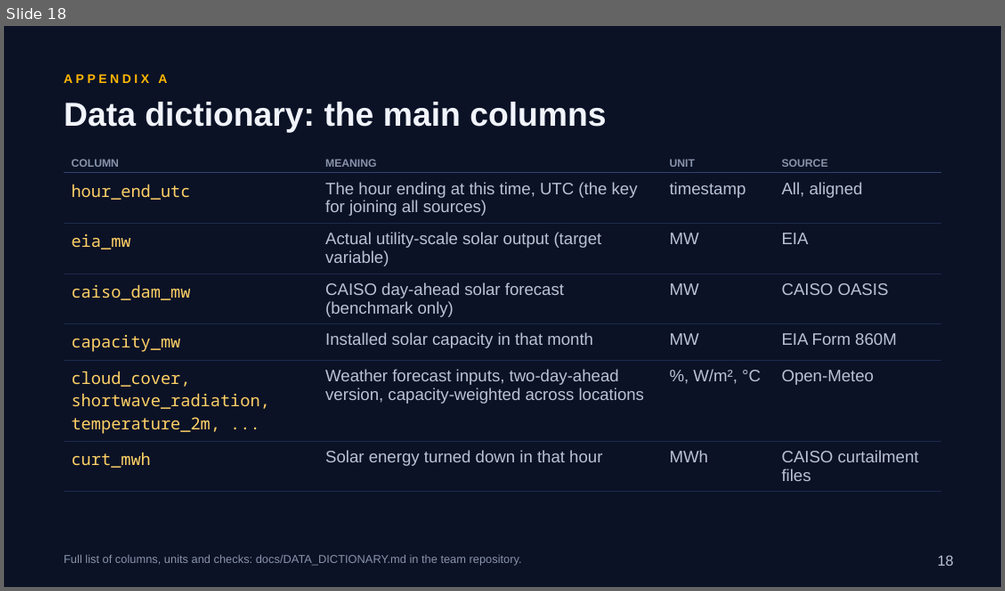
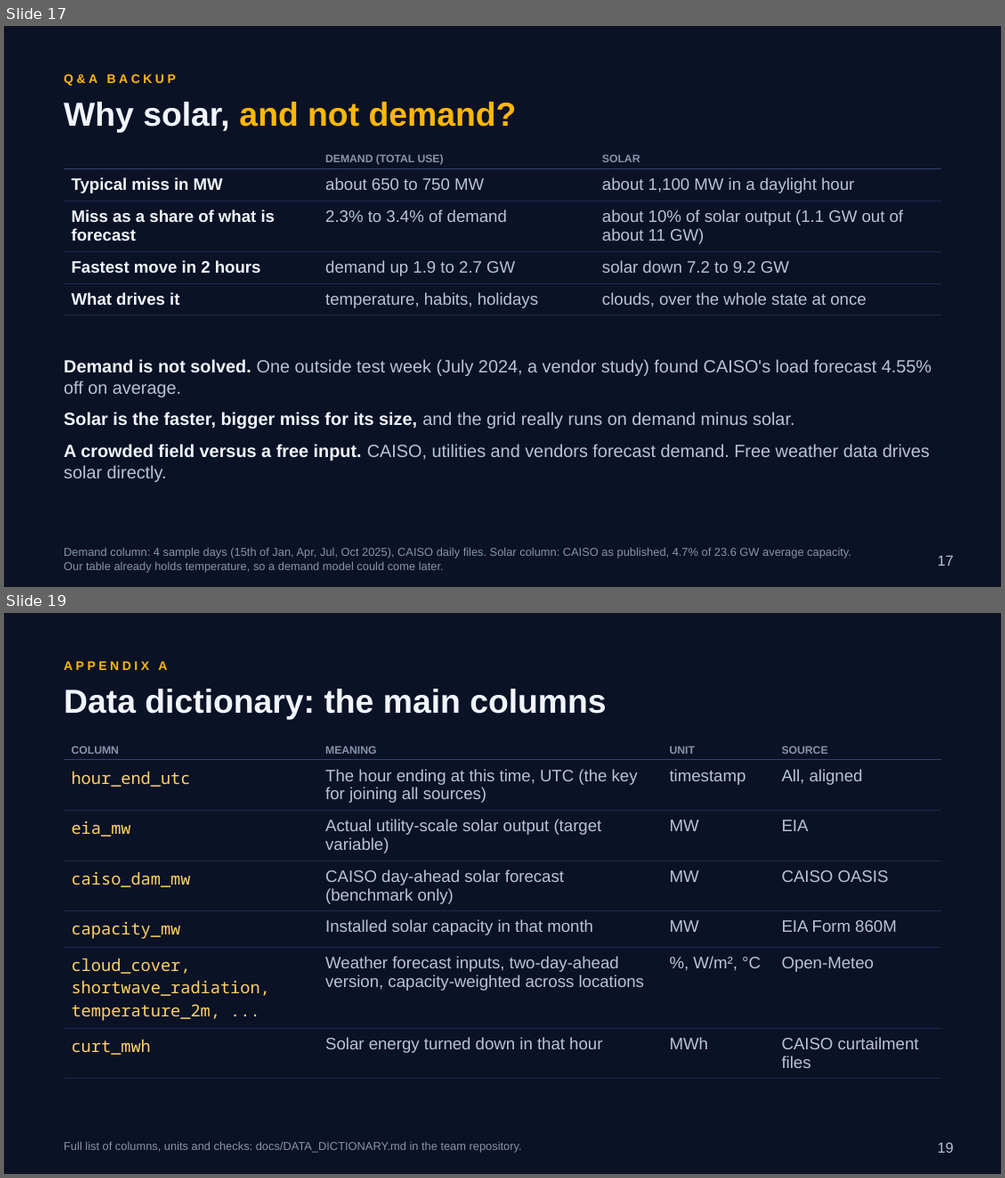
Before and after one commit to RaulSolaNavarro/caiso-solar-forecast, a slide deck: deck/capstone2/Capstone2_Deck.pptx. Shown one above the other, each under a label of ours: slide 18 before the commit, slides 17 and 19 after it; the slides between them are not shown. The pictures are 1005x591 and 1005x1178 pixels, drawn with LibreOffice and Linux fonts; fonts in the diff are those of the drawing. Boxes give left, top, right and bottom in pixels: in the first picture for what was removed or moved away, otherwise in the second. Text is boxed around its words. In the diff, an @@ line names an element or a change of style, - is before the commit and + after.

```diff
--- a/deck/capstone2/Capstone2_Deck.pptx
+++ b/deck/capstone2/Capstone2_Deck.pptx
@@ slide 17 added at (4, 26, 1001, 587), background #0B1226 @@
@@ text added at (64, 74, 176, 86), 12 pt, text #FFB703, bold @@
+Q&A BACKUP
@@ text added at (64, 102, 517, 133), 32 pt, text #FFB703, bold @@
+Why solar, and not demand?
@@ table added at (64, 150, 941, 312), 5 rows, 3 columns @@
+ | DEMAND (TOTAL USE) | SOLAR
+Typical miss in MW | about 650 to 750 MW | about 1,100 MW in a daylight hour
+Miss as a share of what is forecast | 2.3% to 3.4% of demand | about 10% of solar output (1.1 GW out of about 11 GW)
+Fastest move in 2 hours | demand up 1.9 to 2.7 GW | solar down 7.2 to 9.2 GW
+What drives it | temperature, habits, holidays | clouds, over the whole state at once
@@ text added at (64, 359, 931, 482), 17 pt, text #B9C2D6 @@
+• Demand is not solved. One outside test week (July 2024, a vendor study) found CAISO's load forecast 4.55% off on average.
+Solar is the faster, bigger miss for its size, and the grid really runs on demand minus solar.
+A crowded field versus a free input. CAISO, utilities and vendors forecast demand. Free weather data drives solar directly.
@@ text added at (64, 548, 851, 572), 11 pt, text #8893AB @@
+Demand column: 4 sample days (15th of Jan, Apr, Jul, Oct 2025), CAISO daily files. Solar column: CAISO as published, 4.7% of 23.6 GW average capacity. Our table already holds temperature, so a demand model could come later.
@@ page number added at (938, 555, 954, 565), 14 pt, text #B9C2D6 @@
+17
@@ what was slide 18 is now slide 19 @@
@@ page number at (938, 1142, 954, 1152): text changed @@
-18
+19
```
Also in this commit, not shown: 7 slides changed, 7 other slides added, 7 slides removed, 3 other files.
